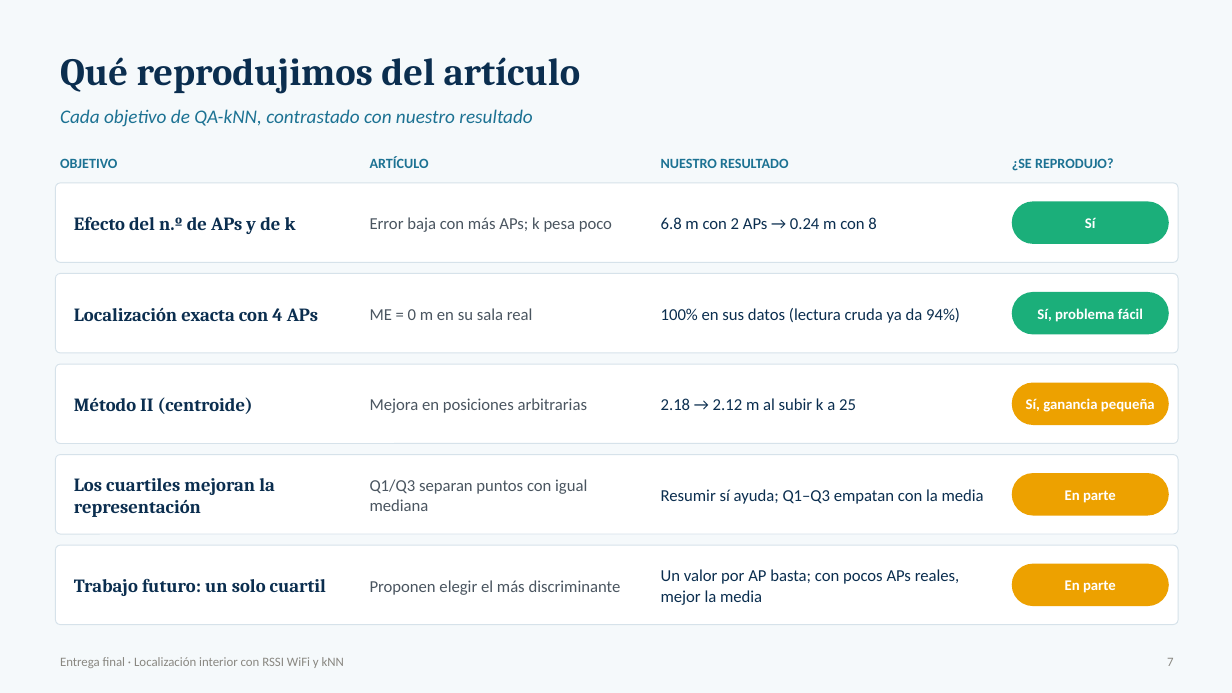
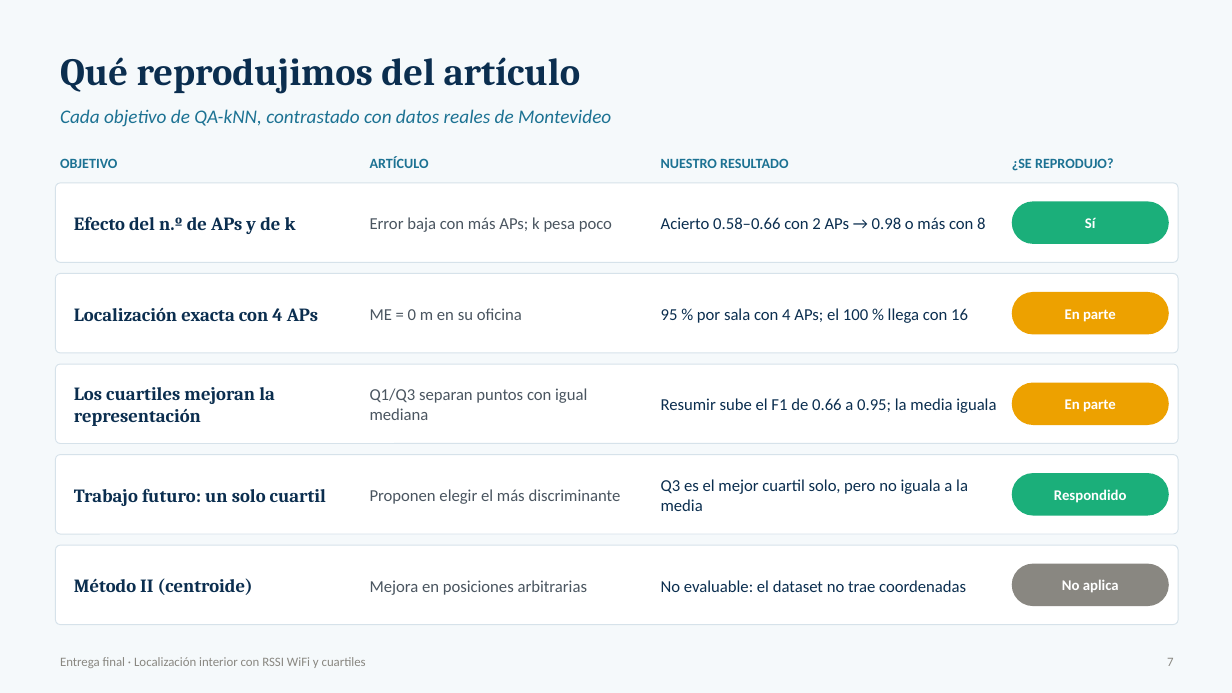
Before and after one commit to danielo2858-spec/ml1-localizacion-qaknn, a slide deck: slide 7 of Entrega_Final_Presentacion.pptx. Drawn at 1232x693 pixels with LibreOffice and Linux fonts; fonts in the diff are those of the drawing. Boxes give left, top, right and bottom in pixels: in the first picture for what was removed or moved away, otherwise in the second. Text is boxed around its words. In the diff, an @@ line names an element or a change of style, - is before the commit and + after.

```diff
--- a/Entrega_Final_Presentacion.pptx
+++ b/Entrega_Final_Presentacion.pptx
@@ text at [60,109,611,127]: text changed @@
-Cada objetivo de QA-kNN, contrastado con nuestro resultado
+Cada objetivo de QA-kNN, contrastado con datos reales de Montevideo
@@ text at [661,217,985,229]: text changed @@
-6.8 m con 2 APs → 0.24 m con 8
+Acierto 0.58–0.66 con 2 APs → 0.98 o más con 8
@@ rounded rectangle at [1012,292,1169,335]: fill #1BAF7A to #EDA100 @@
@@ text at [370,308,522,320]: text changed @@
-ME = 0 m en su sala real
+ME = 0 m en su oficina
@@ text at [661,308,968,323]: text changed @@
-100% en sus datos (lectura cruda ya da 94%)
+95 % por sala con 4 APs; el 100 % llega con 16
@@ text at [1065,309,1116,322]: text changed @@
-Sí, problema fácil
+En parte
@@ text "Los cuartiles mejoran la representación": place and size @@
-text "Los cuartiles mejoran la representación" at [74,478,275,517]
+text "Los cuartiles mejoran la representación" at [74,387,275,426]
@@ text "Q1/Q3 separan puntos con igual ...": place and size @@
-text "Q1/Q3 separan puntos con igual ..." at [370,479,587,511]
+text "Q1/Q3 separan puntos con igual ..." at [370,388,587,420]
@@ text at [661,398,996,413]: text changed @@
-2.18 → 2.12 m al subir k a 25
+Resumir sube el F1 de 0.66 a 0.95; la media iguala
@@ text "En parte": place and size @@
-text "En parte" at [1065,490,1116,503]
+text "En parte" at [1065,399,1116,412]
@@ text removed at [1026,398,1155,412] @@
-Sí, ganancia pequeña
@@ text "Trabajo futuro: un solo cuartil": place and size @@
-text "Trabajo futuro: un solo cuartil" at [74,579,326,596]
+text "Trabajo futuro: un solo cuartil" at [74,489,326,506]
@@ text at [661,479,968,511]: text changed @@
-Resumir sí ayuda; Q1–Q3 empatan con la media
+Q3 es el mejor cuartil solo, pero no iguala a la media
@@ rounded rectangle at [1012,473,1169,516]: fill #EDA100 to #1BAF7A @@
@@ text "Proponen elegir el más discriminante": place and size @@
-text "Proponen elegir el más discriminante" at [370,580,621,595]
+text "Proponen elegir el más discriminante" at [370,489,621,504]
@@ text added at [1054,489,1127,503], 11.5 pt, text #FFFFFF, bold @@
+Respondido
@@ text "Método II (centroide)": place and size @@
-text "Método II (centroide)" at [74,397,253,414]
+text "Método II (centroide)" at [74,578,253,595]
@@ rounded rectangle at [1012,564,1169,606]: fill #EDA100 to #898781 @@
@@ text "Mejora en posiciones arbitrarias": place and size @@
-text "Mejora en posiciones arbitrarias" at [370,398,588,413]
+text "Mejora en posiciones arbitrarias" at [370,580,588,595]
@@ text at [661,580,966,592]: text changed @@
-Un valor por AP basta; con pocos APs reales, mejor la media
+No evaluable: el dataset no trae coordenadas
@@ text at [1062,579,1119,593]: text changed @@
-En parte
+No aplica
@@ text at [60,657,366,668]: text changed @@
-Entrega final · Localización interior con RSSI WiFi y kNN
+Entrega final · Localización interior con RSSI WiFi y cuartiles
```
Also in this commit, not shown: 10 other slides changed, 1 slide added, 3 slides removed, 15 other files.
